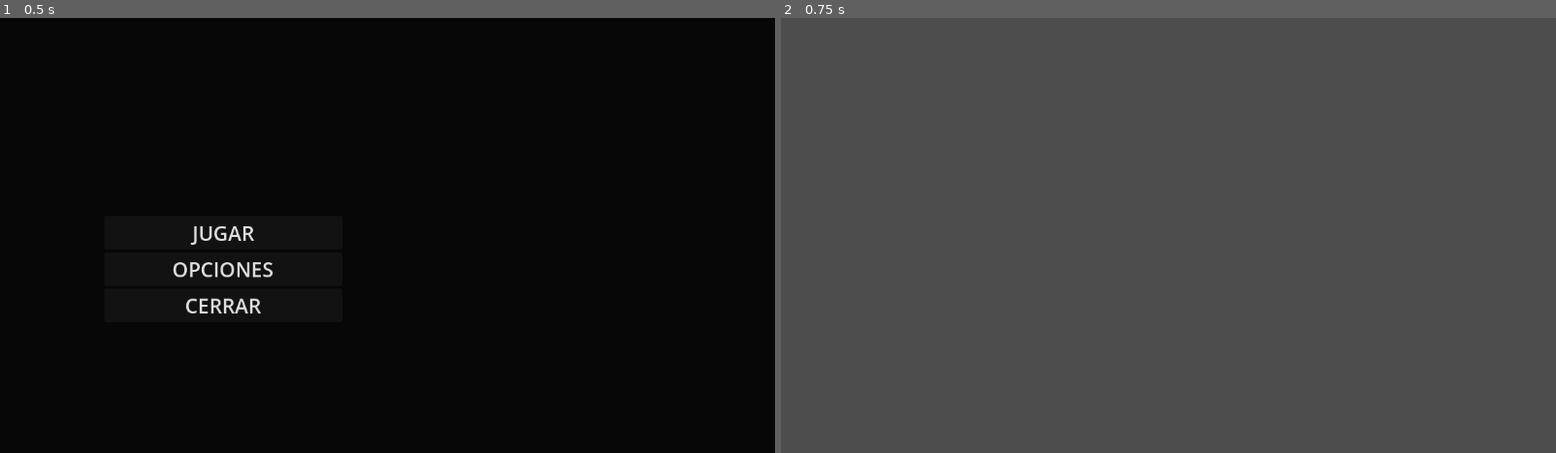
Above: before the commit, frames 1-2 (left to right).
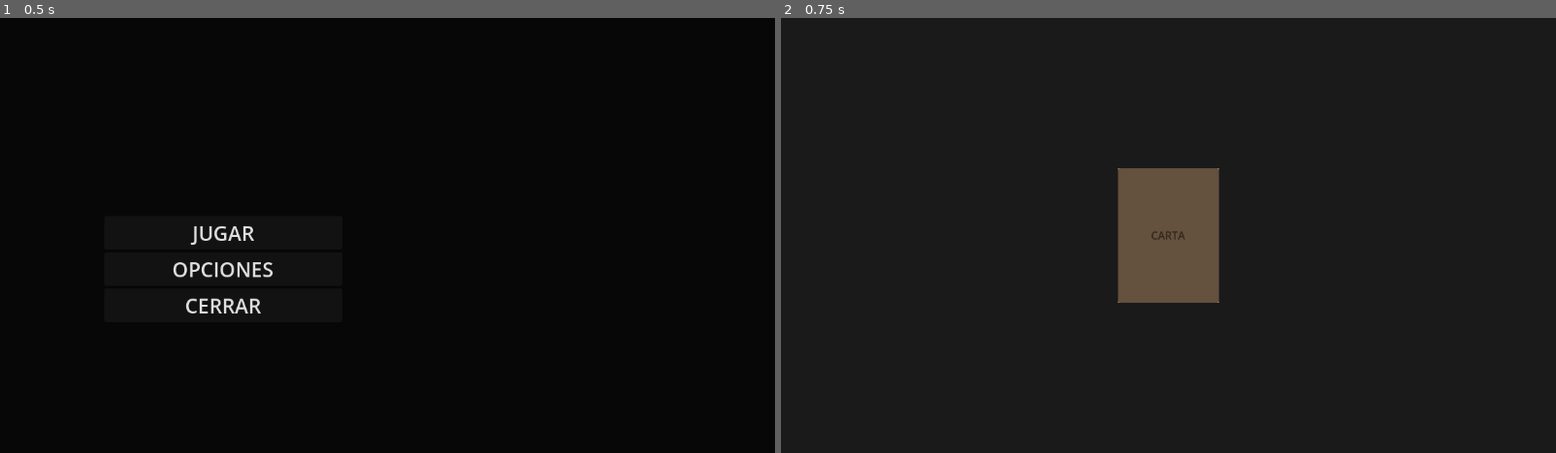
Above: after the commit, the same moments.

Repository: shiarauzo/Lima-game-jam-2026
Game: Godot game, scene res://scenes/main_menu.tscn
The game is run twice, just before and just after one commit, with the same random seed, the same clock (stepped at 60 frames per second) and the same inputs.
Inputs:
- Up to frame 1 (0.5 s): no input
- Up to frame 2 (0.75 s): click "JUGAR" at 0.5 s

Frame 1 is identical in both runs. In frame 2, 96% of the frame differs, in the area x 0-100%, y 0-100%.

Commit message:
add cart

Diff:
--- /dev/null
+++ b/scenes/firstlevel.gd
@@ -0,0 +1,9 @@
+extends Control
+
+@onready var card_modal = $CardModal
+
+func _on_card_pressed() -> void:
+	card_modal.popup_centered()
+
+func _on_card_modal_close_requested() -> void:
+	card_modal.hide()
--- a/scenes/firstlevel.tscn
+++ b/scenes/firstlevel.tscn
@@ -1,7 +1,81 @@
-[gd_scene format=3 uid="uid://bus2qjgcn4rv0"]
+[gd_scene load_steps=2 format=3 uid="uid://bus2qjgcn4rv0"]
 
-[node name="MainMenu" type="Control"]
+[ext_resource type="Script" path="res://scenes/firstlevel.gd" id="1_script"]
+
+[node name="FirstLevel" type="Control"]
 layout_mode = 3
-anchors_preset = 0
-offset_right = 1153.0
-offset_bottom = 647.0
+anchors_preset = 15
+anchor_right = 1.0
+anchor_bottom = 1.0
+grow_horizontal = 2
+grow_vertical = 2
+script = ExtResource("1_script")
+
+[node name="Background" type="ColorRect" parent="."]
+layout_mode = 1
+anchors_preset = 15
+anchor_right = 1.0
+anchor_bottom = 1.0
+grow_horizontal = 2
+grow_vertical = 2
+color = Color(0.101961, 0.101961, 0.101961, 1)
+
+[node name="Card" type="Button" parent="."]
+layout_mode = 1
+anchors_preset = 8
+anchor_left = 0.5
+anchor_top = 0.5
+anchor_right = 0.5
+anchor_bottom = 0.5
+offset_left = -75.0
+offset_top = -100.0
+offset_right = 75.0
+offset_bottom = 100.0
+grow_horizontal = 2
+grow_vertical = 2
+theme_override_colors/font_color = Color(0.2, 0.15, 0.1, 1)
+text = "CARTA"
+
+[node name="CardColorRect" type="ColorRect" parent="Card"]
+show_behind_parent = true
+layout_mode = 1
+anchors_preset = 15
+anchor_right = 1.0
+anchor_bottom = 1.0
+grow_horizontal = 2
+grow_vertical = 2
+color = Color(0.831373, 0.647059, 0.454902, 1)
+
+[node name="CardModal" type="Window" parent="."]
+title = "Carta"
+initial_position = 2
+size = Vector2i(500, 400)
+visible = false
+transient = true
+exclusive = true
+
+[node name="Panel" type="ColorRect" parent="CardModal"]
+anchors_preset = 15
+anchor_right = 1.0
+anchor_bottom = 1.0
+grow_horizontal = 2
+grow_vertical = 2
+color = Color(0.960784, 0.960784, 0.862745, 1)
+
+[node name="CloseButton" type="Button" parent="CardModal"]
+anchors_preset = 7
+anchor_left = 0.5
+anchor_top = 1.0
+anchor_right = 0.5
+anchor_bottom = 1.0
+offset_left = -50.0
+offset_top = -50.0
+offset_right = 50.0
+offset_bottom = -20.0
+grow_horizontal = 2
+grow_vertical = 0
+text = "Cerrar"
+
+[connection signal="pressed" from="Card" to="." method="_on_card_pressed"]
+[connection signal="close_requested" from="CardModal" to="." method="_on_card_modal_close_requested"]
+[connection signal="pressed" from="CardModal/CloseButton" to="." method="_on_card_modal_close_requested"]
